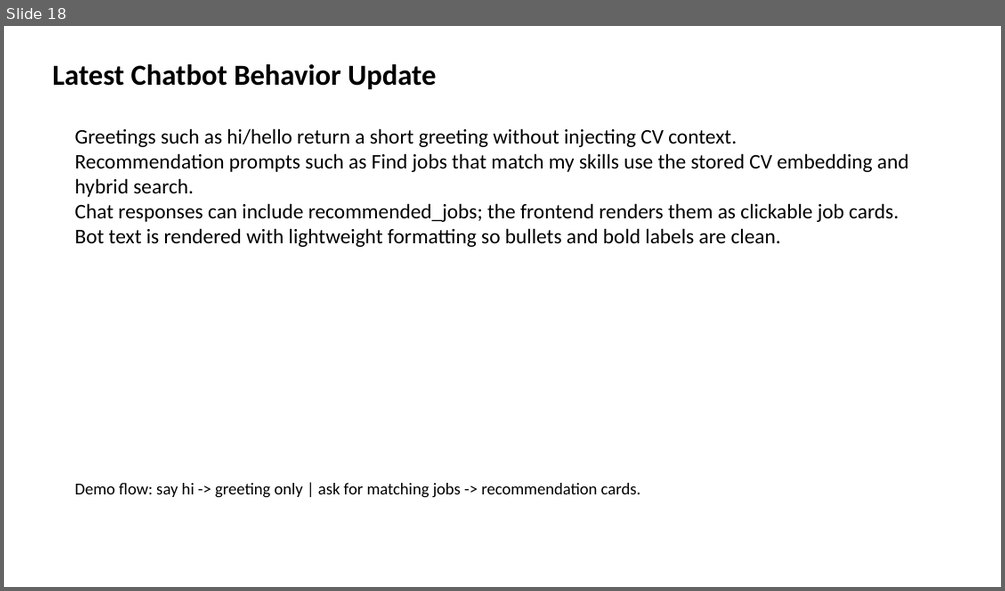
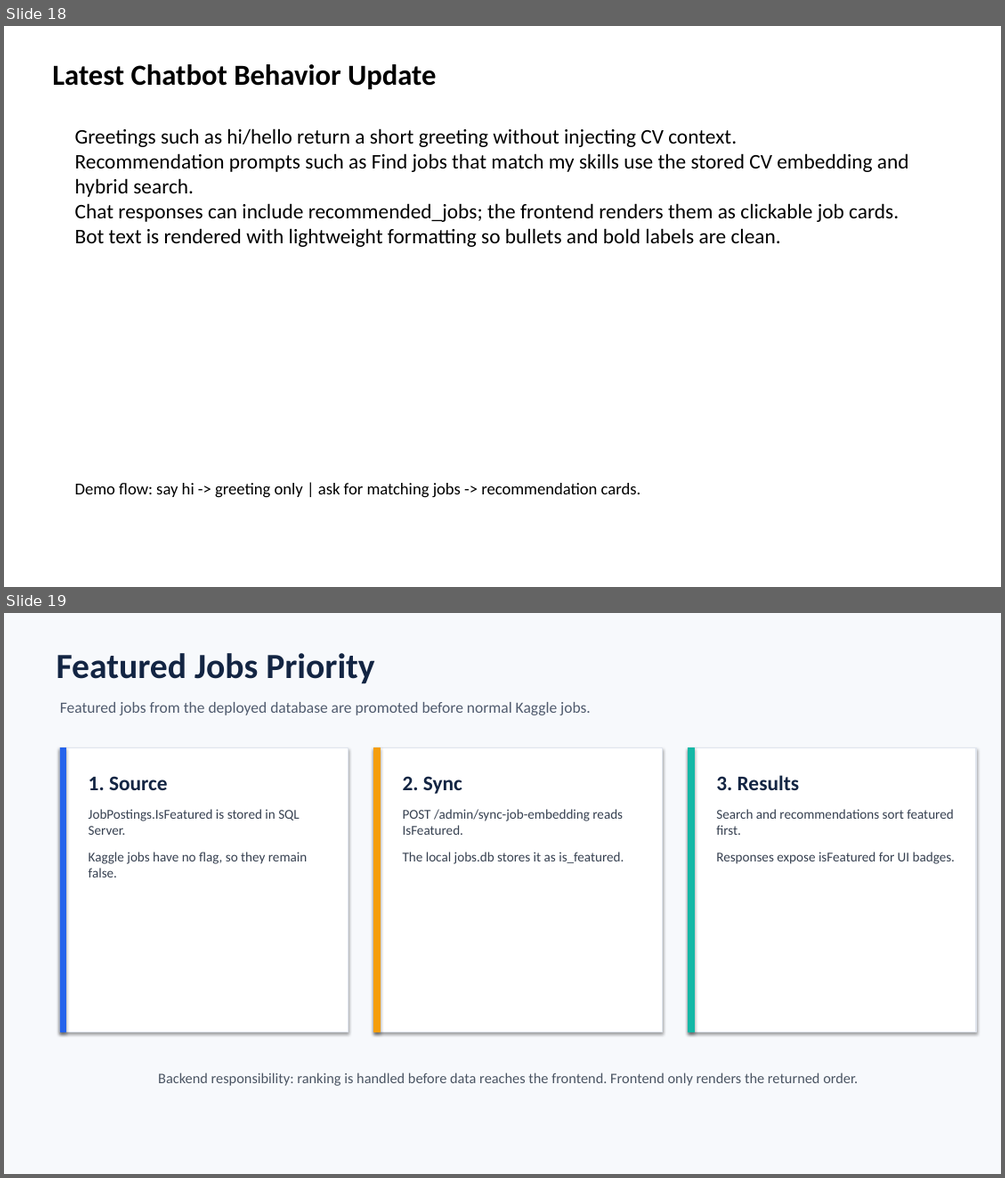
Before and after one commit to omarfoud/gradution_project, a slide deck: for review/Jobify_AI_Backend_Doctor_Presentation.pptx. Shown one above the other, each under a label of ours: slide 18 before the commit, slides 18 and 19 after it. The pictures are 1005x591 and 1005x1178 pixels, drawn with LibreOffice and Linux fonts; fonts in the diff are those of the drawing. Boxes give left, top, right and bottom in pixels: in the first picture for what was removed or moved away, otherwise in the second. Text is boxed around its words. In the diff, an @@ line names an element or a change of style, - is before the commit and + after.

Commit message:
Add application match score sync endpoint

```diff
--- a/for review/Jobify_AI_Backend_Doctor_Presentation.pptx
+++ b/for review/Jobify_AI_Backend_Doctor_Presentation.pptx
@@ slide 19 added at (4,613,1001,1174), background #F7F9FC @@
@@ text added at (57,653,374,684), 34 pt, text #132543, bold @@
+Featured Jobs Priority
@@ text added at (60,702,591,715), 15 pt, text #505B6E @@
+Featured jobs from the deployed database are promoted before normal Kaggle jobs.
@@ rectangle added at (60,747,348,1032), fill #FFFFFF, outline #E0E5EE 1 pt @@
@@ rectangle added at (60,747,66,1032), fill #2563EB, outline #2563EB 0.75 pt @@
@@ rectangle added at (374,747,662,1032), fill #FFFFFF, outline #E0E5EE 1 pt @@
@@ rectangle added at (374,747,380,1032), fill #F59E0B, outline #F59E0B 0.75 pt @@
@@ rectangle added at (688,747,976,1032), fill #FFFFFF, outline #E0E5EE 1 pt @@
@@ rectangle added at (688,747,695,1032), fill #14B8A6, outline #14B8A6 0.75 pt @@
@@ text added at (89,776,307,877), 13 pt, text #374151 @@
+1. Source
+JobPostings.IsFeatured is stored in SQL Server.
+Kaggle jobs have no flag, so they remain false.
@@ text added at (403,776,623,864), 13 pt, text #374151 @@
+2. Sync
+POST /admin/sync-job-embedding reads IsFeatured.
+The local jobs.db stores it as is_featured.
@@ text added at (716,775,955,864), 13 pt, text #374151 @@
+3. Results
+Search and recommendations sort featured first.
+Responses expose isFeatured for UI badges.
@@ text added at (158,1072,858,1086), 14 pt, text #4B5563 @@
+Backend responsibility: ranking is handled before data reaches the frontend. Frontend only renders the returned order.
```
Also in this commit, not shown: 5 other files.
